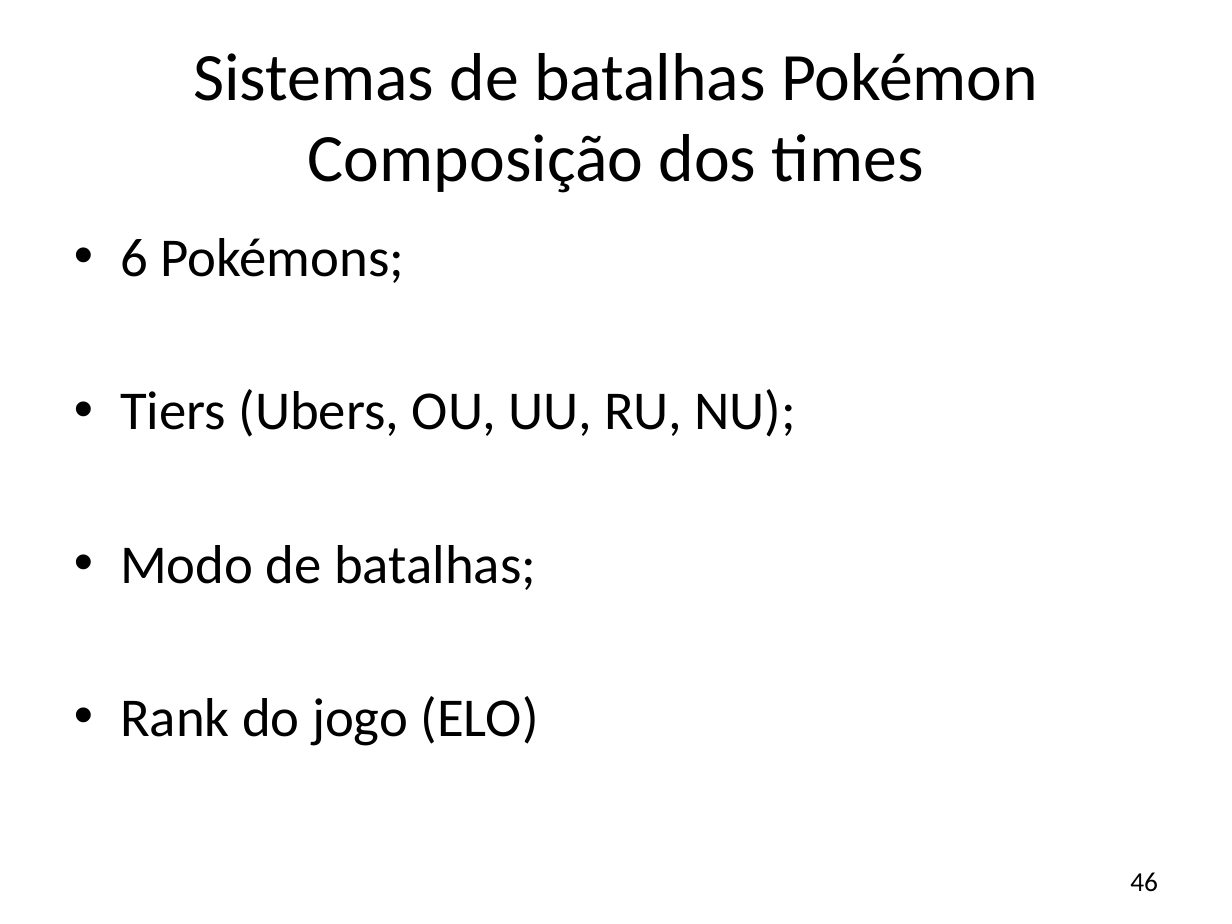
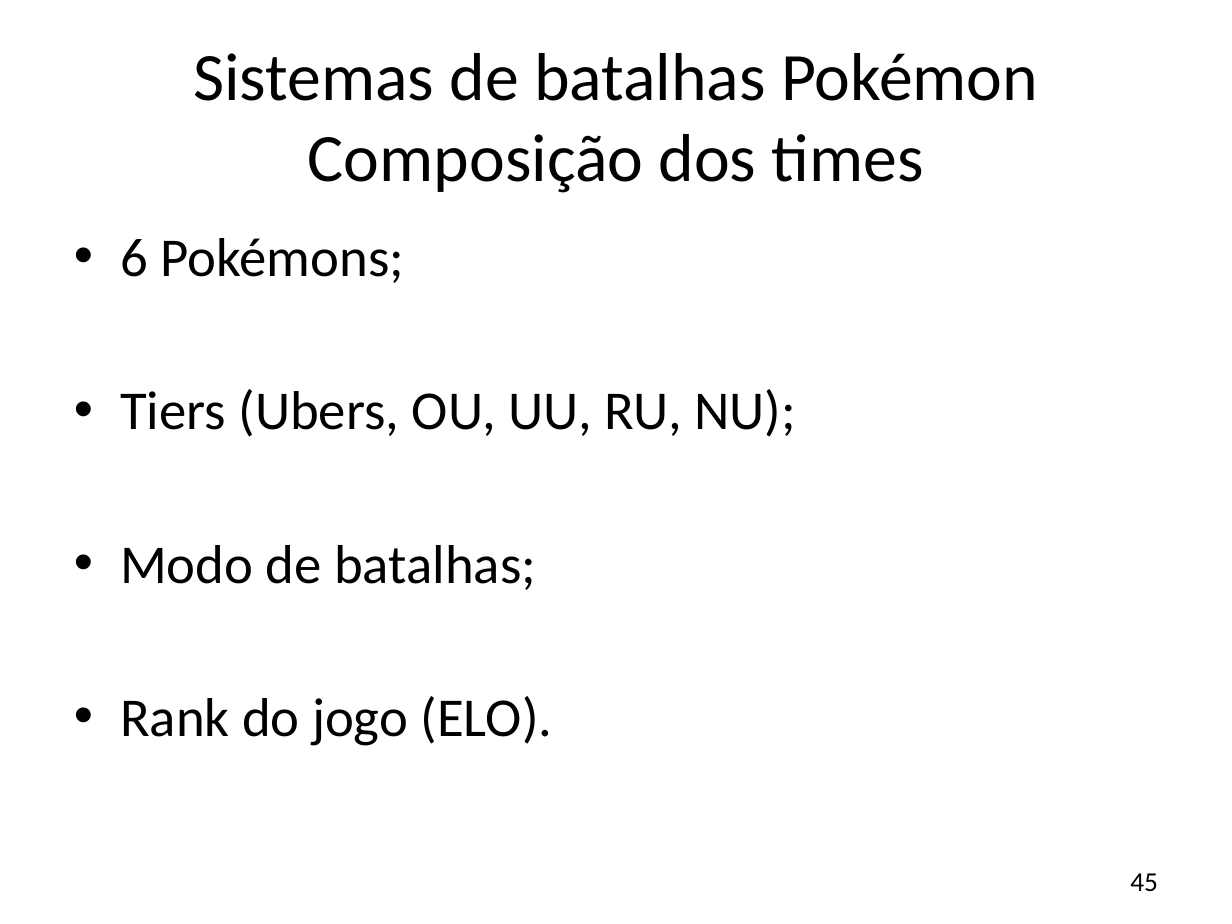
Before and after one commit to JonathanOhara/dissertacao, a slide deck: slide 45 of Apresentação Qualificação.pptx (slide 46 before the commit). Drawn at 1232x924 pixels with LibreOffice and Linux fonts; fonts in the diff are those of the drawing; background and template pictures are left out. Boxes give left, top, right and bottom in pixels: in the first picture for what was removed or moved away, otherwise in the second. Text is boxed around its words. In the diff, an @@ line names an element or a change of style, - is before the commit and + after.

```diff
--- a/Apresentação Qualificação.pptx
+++ b/Apresentação Qualificação.pptx
@@ text at [120, 696, 553, 746]: text changed @@
-• Rank do jogo (ELO)
+• Rank do jogo (ELO).
@@ page number at [1130, 873, 1158, 891]: text changed @@
-46
+45
```
Also in this commit, not shown: 8 other slides changed, 1 slide removed.
